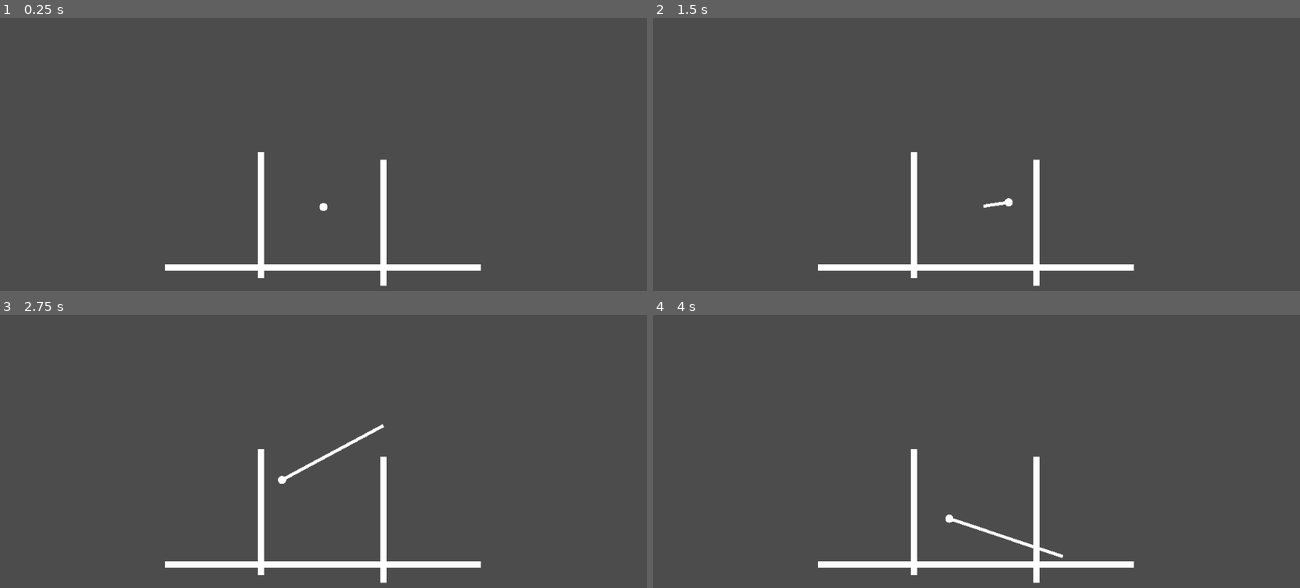
Above: before the commit, frames 1-4 (two rows, left to right).
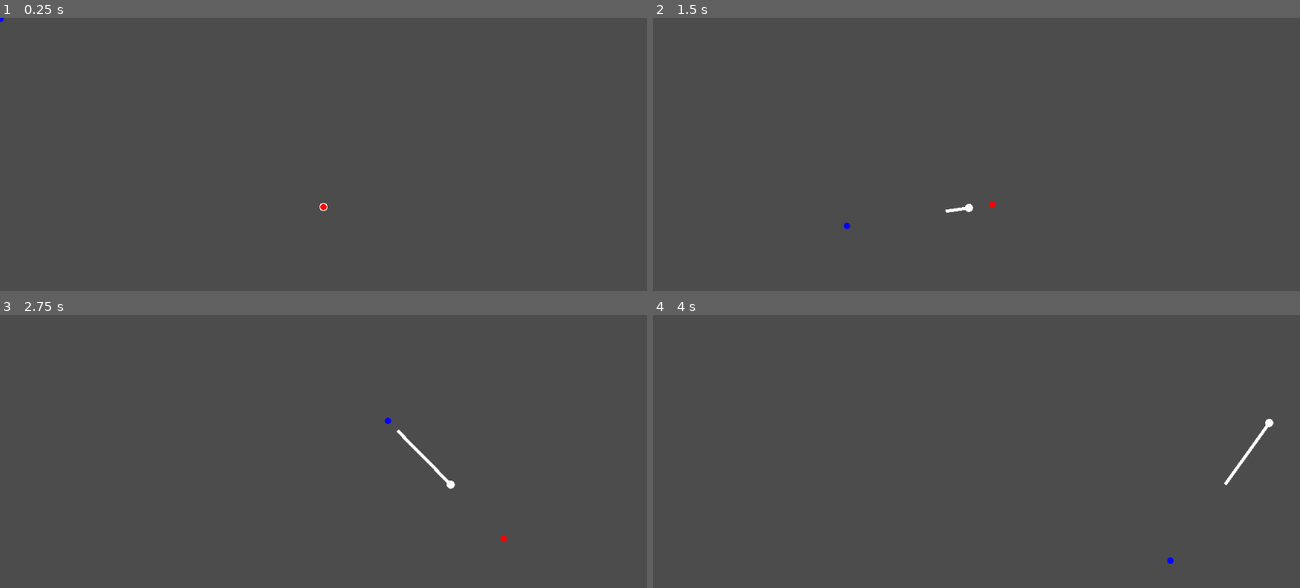
Above: after the commit, the same moments.

Repository: hpn33/p006-wgj116-crazy_golf
Game: Godot game, scene res://scene/Main.tscn
Same seed, same stepped clock (60 frames per second), same inputs: the game is played once before the commit and once after it.
Inputs (mouse positions are in pixels of both pictures, inside the frame that each line leads up to):
- Up to frame 1 (0.25 s): no input
- Up to frame 2 (1.5 s): tap Enter at 0.5 s; move the mouse to (1118, 187) at 0.52 s; press the mouse at (1118, 187) at 0.53 s; tap Space at 1.25 s; move the mouse to (847, 225) at 1.27 s; release the mouse at (847, 225) at 1.28 s; click (847, 225) at 1.35 s
- Up to frame 3 (2.75 s): move the mouse to (388, 421) at 2.02 s; press the mouse at (388, 421) at 2.03 s
- Up to frame 4 (4 s): move the mouse to (944, 579) at 2.77 s; release the mouse at (944, 579) at 2.78 s; click (944, 579) at 2.85 s; move the mouse to (1170, 560) at 3.52 s; press the mouse at (1170, 560) at 3.53 s

The runs differ from the first frame. In frame 1, 2.1% of the frame differs, in the area x 0-75%, y 0-99%; in frame 2, 2.3%; in frame 3, 2.6%, in the area x 25-79%, y 37-99%; in frame 4, 2.6%.

Commit message:
fix force dirction

Diff:
--- a/obj/ball/Ball.gd
+++ b/obj/ball/Ball.gd
@@ -1 +1,16 @@
 extends RigidBody2D
+
+
+
+func _process(delta: float) -> void:
+
+#	print(linear_velocity)
+#	print(friction)
+
+#	update()
+	pass
+
+
+#func _draw() -> void:
+#
+#	draw_circle(Vector2(-10, 0).rotated(rotation), 5, Color.white)
--- a/obj/ball/Ball.tscn
+++ b/obj/ball/Ball.tscn
@@ -4,14 +4,16 @@
 [ext_resource path="res://assets/sprite/default/circle.png" type="Texture" id=2]
 [ext_resource path="res://obj/ball/Force.gd" type="Script" id=3]
 
-[sub_resource type="PhysicsMaterial" id=2]
+[sub_resource type="PhysicsMaterial" id=1]
 bounce = 0.6
 
-[sub_resource type="CircleShape2D" id=1]
+[sub_resource type="CircleShape2D" id=2]
 radius = 6.29442
 
-[node name="Ball" type="RigidBody2D"]
-physics_material_override = SubResource( 2 )
+[node name="Ball" type="RigidBody2D" groups=[
+"ball",
+]]
+physics_material_override = SubResource( 1 )
 gravity_scale = 0.0
 script = ExtResource( 1 )
 
--- a/obj/ball/Force.gd
+++ b/obj/ball/Force.gd
@@ -1,22 +1,29 @@
 extends Node2D
 
-var speed = Vector2(500, 0)
+var speed = Vector2(250, 0)
 var rot := 0.0
+
 var force := Vector2()
+var max_force := Vector2(-120, 0)
+var max_force_rot := Vector2()
 
 var force_point := Vector2()
-var mx_force_line := Vector2(190, 0)
-var mx_force_line_rot := Vector2()
 
+var gmp := Vector2()
+var omp := Vector2()
+
+var coefficient := Vector2()
 
 func _process(delta: float) -> void:
 
+	get_mouse_position()
+
 	if Input.is_action_pressed('cl'):
 
-		force_point = lerp(force_point, get_local_mouse_position(), 10* delta)
+		force_point = lerp(force_point, omp, 10 * delta)
 
-		mx_force_line_rot = mx_force_line.rotated(rot)
-		var x = mx_force_line_rot
+		max_force_rot = max_force.rotated(rot)
+		var x = max_force_rot
 
 		var signx = sign(x.x)
 		var signy = sign(x.y)
@@ -25,15 +32,10 @@
 		force_point.y = clamp(force_point.y, -signy * x.y, signy * x.y)
 
 	elif Input.is_action_just_released('cl'):
+		coefficient = force_point / max_force_rot
 
-		var coefficient = force_point / mx_force_line_rot
+		force = speed.rotated(rot) * coefficient
 
-		var rev_rot = rot - deg2rad(180)
-		var op_speed = speed.rotated(rev_rot) * coefficient
-
-		force = op_speed
-
-#		owner.move_and_slide(force)
 		owner.linear_velocity = force
 	else:
 
@@ -41,15 +43,27 @@
 
 	force = lerp(force, Vector2(), delta)
 
-#	owner.move_and_slide(force)
-#	owner.linear_velocity = force
 	update()
+
+
+func get_mouse_position():
+
+	gmp = get_global_mouse_position()
+
+	# mouse pos of owner
+	omp = gmp - owner.position
+
+	# rotation of owner position and global position
+	rot = owner.position.angle_to_point(gmp)
 
 
 func _draw() -> void:
 
-	draw_line(Vector2(), force_point, Color.white, 5)
+	# force line
+	draw_line(Vector2(), force_point.rotated(-owner.rotation), Color.white, 5)
 
-	var lmp = get_local_mouse_position()
+	# force point
+	draw_circle(force_point.rotated(-owner.rotation + PI), 5, Color.red)
 
-	rot = atan2(lmp.y, lmp.x)
+	# mouse point of owner
+	draw_circle(omp.rotated(-owner.rotation), 5, Color.blue)
--- /dev/null
+++ b/obj/block/block.gd
@@ -0,0 +1,36 @@
+extends StaticBody2D
+
+onready var t = $Tween
+
+var p1 := Vector2()
+var p2 := Vector2()
+
+export var offset := Vector2()
+export var time := 2.0
+
+var sw = true
+
+func _ready() -> void:
+
+	p1 = position
+	p2 = position
+
+	p2 += offset
+
+	play(p1, p2, true)
+
+
+
+func play(p1, p2, bol):
+
+	t.interpolate_property(self, 'position', p1, p2, time,Tween.TRANS_LINEAR, Tween.EASE_IN)
+	t.start()
+	sw = bol
+
+
+
+func _on_Tween_tween_completed(object: Object, key: NodePath) -> void:
+	if sw:
+		play(p2, p1, false)
+	else:
+		play(p1, p2, true)
--- /dev/null
+++ b/obj/block/block.tscn
@@ -0,0 +1,22 @@
+[gd_scene load_steps=4 format=2]
+
+[ext_resource path="res://obj/block/block.gd" type="Script" id=1]
+[ext_resource path="res://assets/sprite/default/dot.png" type="Texture" id=2]
+
+[sub_resource type="RectangleShape2D" id=1]
+extents = Vector2( 60, 15 )
+
+[node name="block" type="StaticBody2D"]
+script = ExtResource( 1 )
+
+[node name="CollisionShape2D" type="CollisionShape2D" parent="."]
+shape = SubResource( 1 )
+
+[node name="Sprite" type="Sprite" parent="."]
+modulate = Color( 0.670588, 0.423529, 0.133333, 1 )
+scale = Vector2( 120, 30 )
+texture = ExtResource( 2 )
+
+[node name="Tween" type="Tween" parent="."]
+
+[connection signal="tween_completed" from="Tween" to="." method="_on_Tween_tween_completed"]
--- /dev/null
+++ b/obj/hole/Hole.gd
@@ -0,0 +1,8 @@
+extends Area2D
+
+func _on_Hole_body_entered(body: PhysicsBody2D) -> void:
+
+	if body.is_in_group('ball'):
+		get_tree().reload_current_scene()
+
+	pass # Replace with function body.
--- /dev/null
+++ b/obj/hole/Hole.tscn
@@ -0,0 +1,16 @@
+[gd_scene load_steps=3 format=2]
+
+[ext_resource path="res://assets/sprite/default/circle.png" type="Texture" id=1]
+
+[sub_resource type="CircleShape2D" id=1]
+radius = 6.51743
+
+[node name="Hole" type="Area2D"]
+
+[node name="CollisionShape2D" type="CollisionShape2D" parent="."]
+shape = SubResource( 1 )
+
+[node name="Sprite" type="Sprite" parent="."]
+modulate = Color( 0.576471, 0.576471, 0.576471, 1 )
+scale = Vector2( 0.05, 0.05 )
+texture = ExtResource( 1 )
--- a/project.godot
+++ b/project.godot
@@ -26,6 +26,11 @@
 "events": [ Object(InputEventMouseButton,"resource_local_to_scene":false,"resource_name":"","device":0,"alt":false,"shi …(212 unchanged characters)…
  ]
 }
+cr={
+"deadzone": 0.5,
+"events": [ Object(InputEventMouseButton,"resource_local_to_scene":false,"resource_name":"","device":0,"alt":false,"shift":false,"control":false,"meta":false,"command":false,"button_mask":0,"position":Vector2( 0, 0 ),"global_position":Vector2( 0, 0 ),"factor":1.0,"button_index":2,"pressed":false,"doubleclick":false,"script":null)
+ ]
+}
 
 [rendering]
 
--- a/scene/Main.tscn
+++ b/scene/Main.tscn
@@ -1,7 +1,6 @@
-[gd_scene load_steps=3 format=2]
+[gd_scene load_steps=2 format=2]
 
 [ext_resource path="res://obj/ball/Ball.tscn" type="PackedScene" id=1]
-[ext_resource path="res://scene/level/L1.tscn" type="PackedScene" id=2]
 
 [node name="Main" type="Node"]
 
@@ -18,6 +17,3 @@
 drag_margin_right = 0.5
 drag_margin_bottom = 0.5
 editor_draw_drag_margin = true
-
-[node name="L1" parent="." instance=ExtResource( 2 )]
-position = Vector2( 409.634, 267.229 )
Not shown: 1 places in obj/ball/Ball.tscn that only renumber resources
